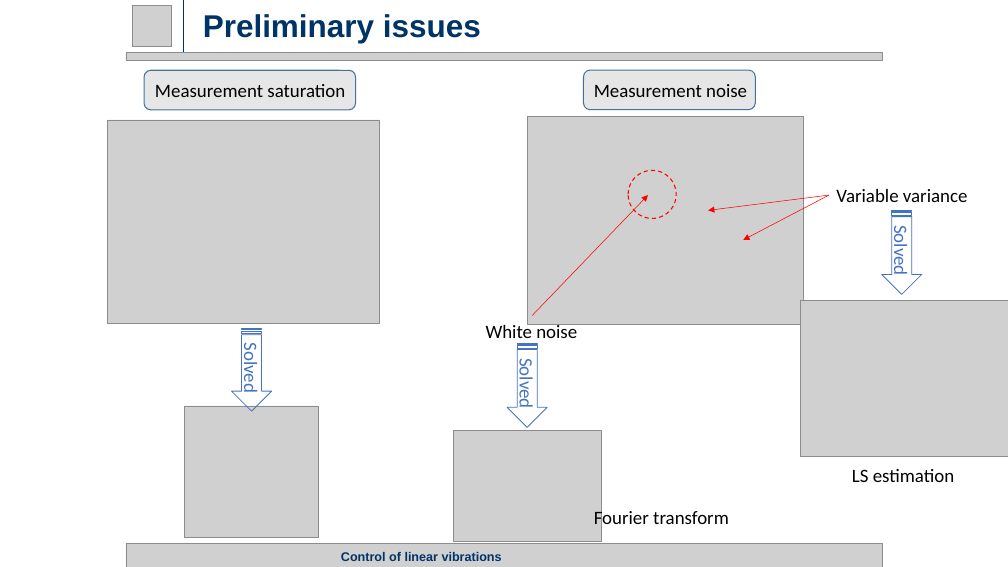
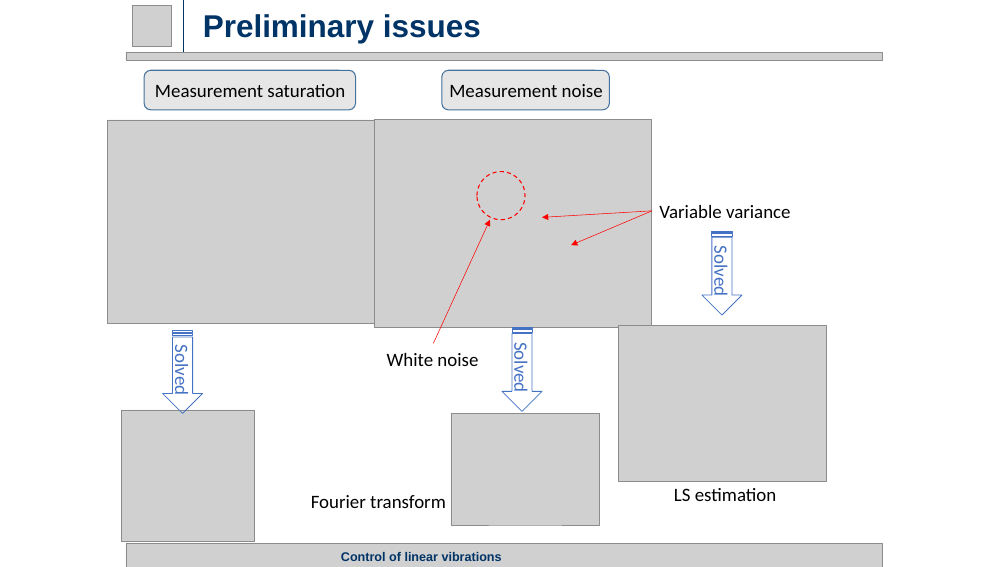
Before and after one commit to rssalessio/Control-Linear-Vibrations, a slide deck: slide 3 of finalPresentation/Part 1/Part1.pptx. Drawn at 1008x567 pixels with LibreOffice and Linux fonts; fonts in the diff are those of the drawing; grey boxes stand for pictures. Boxes give left, top, right and bottom in pixels: in the first picture for what was removed or moved away, otherwise in the second. Text is boxed around its words. In the diff, an @@ line names an element or a change of style, - is before the commit and + after.

```diff
--- a/finalPresentation/Part 1/Part1.pptx
+++ b/finalPresentation/Part 1/Part1.pptx
@@ text "Measurement noise": place and size @@
-text "Measurement noise" at [594, 84, 747, 97]
+text "Measurement noise" at [449, 84, 603, 97]
@@ rounded rectangle: place and size @@
-rounded rectangle at [584, 70, 755, 110]
+rounded rectangle at [442, 70, 609, 110]
@@ picture: place and size @@
-picture at [527, 116, 804, 324]
+picture at [375, 119, 652, 327]
@@ ellipse: place and size @@
-ellipse at [628, 170, 677, 219]
+ellipse at [477, 172, 526, 220]
@@ text "Variable variance": place and size @@
-text "Variable variance" at [836, 189, 968, 202]
+text "Variable variance" at [659, 205, 791, 218]
@@ arrow moved from (532, 315) - (648, 195) to (433, 343) - (490, 220) @@
@@ arrow moved from (830, 195) - (709, 210) to (653, 211) - (542, 218) @@
@@ arrow moved from (830, 195) - (743, 240) to (653, 211) - (571, 245) @@
@@ striped right arrow "Solved": place and size @@
-striped right arrow "Solved" at [882, 210, 922, 294]
+striped right arrow "Solved" at [702, 231, 742, 315]
@@ striped right arrow "Solved": place and size @@
-striped right arrow "Solved" at [507, 343, 547, 427]
+striped right arrow "Solved" at [502, 327, 542, 411]
@@ picture: place and size @@
-picture at [800, 300, 1008, 456]
+picture at [619, 325, 827, 481]
@@ striped right arrow "Solved": place and size @@
-striped right arrow "Solved" at [231, 329, 271, 411]
+striped right arrow "Solved" at [163, 331, 203, 414]
@@ text "White noise": place and size @@
-text "White noise" at [486, 322, 577, 338]
+text "White noise" at [387, 353, 478, 366]
@@ picture: place and size @@
-picture at [185, 406, 318, 537]
+picture at [121, 410, 254, 541]
@@ picture: place and size @@
-picture at [453, 431, 601, 542]
+picture at [451, 414, 599, 525]
@@ text "LS estimation": place and size @@
-text "LS estimation" at [852, 469, 954, 482]
+text "LS estimation" at [674, 488, 776, 501]
@@ text "Fourier transform" rewrapped from [594, 509, 729, 530] to [311, 495, 446, 508] @@
```
Also in this commit, not shown: 10 other slides changed, 1 slide added.
